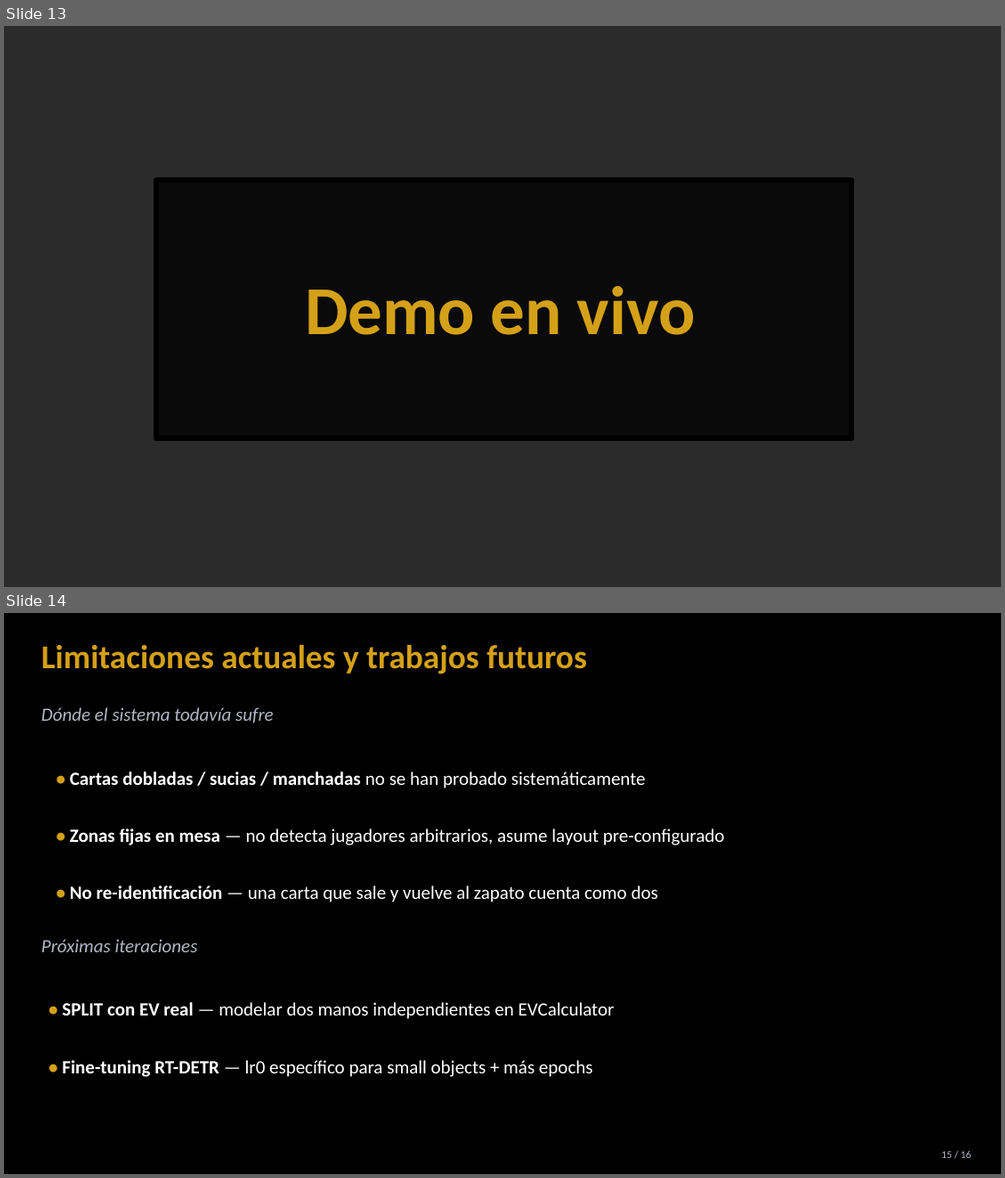
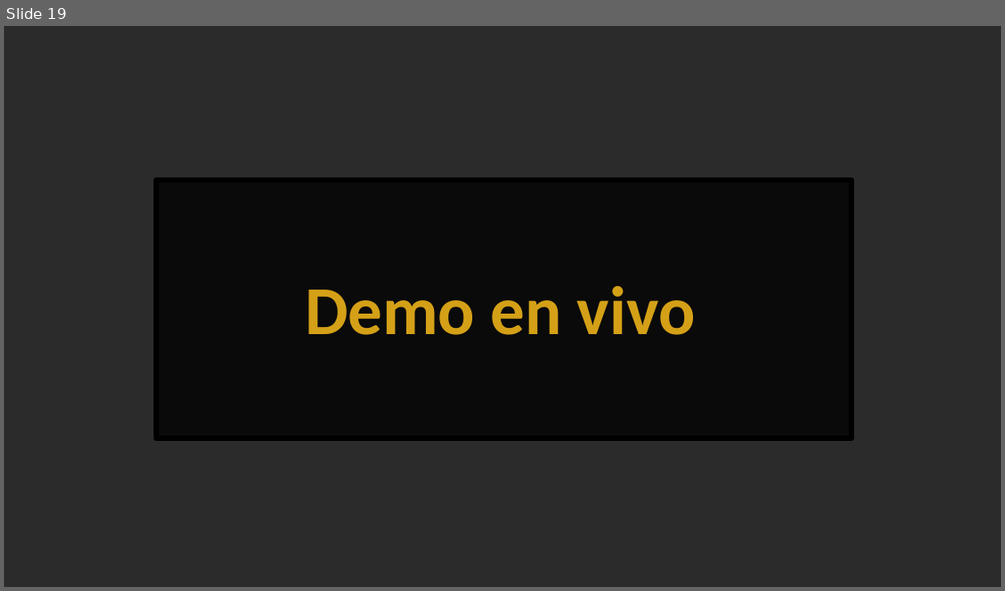
Before and after one commit to davidmoreda/blackjack-VAI, a slide deck: docs/presentation_assets/BlackjackVAI_presentacion.pptx. Shown one above the other, each under a label of ours: slides 13 and 14 before the commit, slide 19 after it. The pictures are 1005x1178 and 1005x591 pixels, drawn with LibreOffice and Linux fonts; fonts in the diff are those of the drawing; background and template pictures are left out; a plain dark background stands for a picture behind light text. Boxes give left, top, right and bottom in pixels: in the first picture for what was removed or moved away, otherwise in the second. Text is boxed around its words. In the diff, an @@ line names an element or a change of style, - is before the commit and + after.

```diff
--- a/docs/presentation_assets/BlackjackVAI_presentacion.pptx
+++ b/docs/presentation_assets/BlackjackVAI_presentacion.pptx
@@ slide 14 removed at [4, 613, 1001, 1174], background #000000 @@
@@ text removed at [41, 644, 587, 674] @@
-Limitaciones actuales y trabajos futuros
@@ text removed at [41, 707, 274, 723] @@
-Dónde el sistema todavía sufre
@@ text removed at [70, 771, 725, 902] @@
-• Cartas dobladas / sucias / manchadas no se han probado sistemáticamente
-• Zonas fijas en mesa — no detecta jugadores arbitrarios, asume layout pre-configurado
-• No re-identificación — una carta que sale y vuelve al zapato cuenta como dos
@@ text removed at [41, 939, 198, 952] @@
-Próximas iteraciones
@@ text removed at [62, 1002, 615, 1077] @@
-• SPLIT con EV real — modelar dos manos independientes en EVCalculator
-• Fine-tuning RT-DETR — lr0 específico para small objects + más epochs
@@ text removed at [941, 1151, 971, 1158] @@
-15 / 16
@@ what was slide 13 is now slide 19 @@
```
Also in this commit, not shown: 6 slides changed, 9 slides added, 4 other slides removed, 1 other file.
